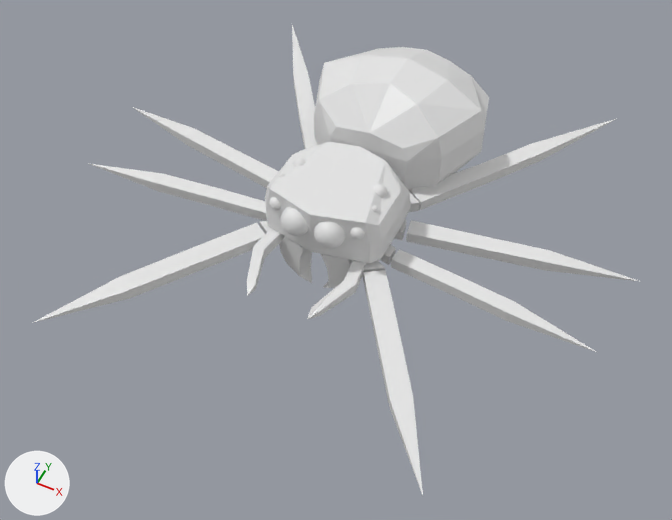
The Blender file Enemies/JumpingSpider.blend: old version first, new version second.
Both versions are drawn from a 50 mm lens placed at (4.94, -10.48, 11.59), pointed at (0.19, -0.98, -0.28). The axes (+X, +Y, +Z) are drawn at lower left. The lights are the same throughout. The older version comes first.

The first picture shows 'Abdomen', 'Cephalothorax', 'FangRight', 'MiddleBackLeftLeg', 'MiddleBackRightLeg', 'MiddleFrontLeftLeg', 'MiddleFrontRightLeg', 'PedipalpLeft', 'PedipalpRight', 'VeryBackLeftLeg', 'VeryBackRightLeg', 'VeryFrontLeftLeg', 'VeryFronteRightLeg' and 1 more.
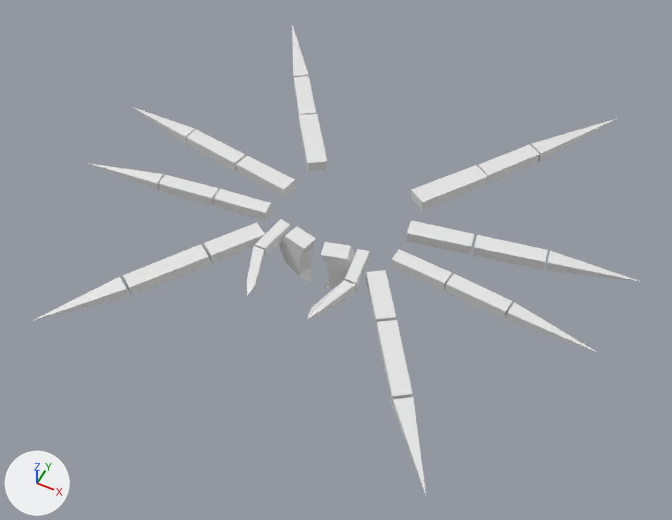
What differs and where, as boxes (x1, y1, x2, y2) in the pictures (672 x 520 px; the box of a moved part takes in the faces that stretch with it):
'Abdomen', hidden: before (314, 47, 489, 192)
'Cephalothorax', hidden: before (259, 142, 420, 277)
'VeryFronteRightLeg', reshaped: before (33, 223, 265, 323); after (32, 223, 265, 321)
'VeryFrontLeftLeg', reshaped: before (363, 270, 423, 495); after (366, 270, 426, 494)
'VeryBackLeftLeg', reshaped: before (410, 119, 616, 210); after (411, 119, 616, 210)
'VeryBackRightLeg', reshaped: before (292, 25, 317, 149); after (292, 25, 327, 171)
part 1 of me_plane_001, moved or reshaped: before (410, 144, 541, 210); after (411, 144, 541, 210)
part 2 of me_plane_002, moved or reshaped: (407, 220, 550, 265) in both
part 3 of me_plane_003, moved or reshaped: (391, 249, 556, 328) in both
part 5 of me_plane_005, moved or reshaped: before (345, 260, 366, 292); after (345, 249, 370, 291)
part 6 of me_plane_007, moved or reshaped: before (293, 75, 317, 149); after (293, 75, 327, 171)
part 7 of me_plane_008, moved or reshaped: before (185, 129, 279, 188); after (185, 129, 295, 197)
part 9 of me_plane_011, moved or reshaped: before (254, 228, 284, 257); after (255, 219, 290, 257)

What changed in the scene script:
```text
Change me_plane_001:
    remove me_plane_001.from_pydata(...)  # 13 vertices, 13 faces; spans x 0.8..3.54, y 0.5..4.38, z 0.0..0.2
    add me_plane_001.from_pydata(...)  # 21 vertices, 17 faces; spans x 0.83..3.54, y 0.51..4.38, z 0.0..0.2
    me_plane_001 part 1
    4 vertices are removed from x 0.8..1.1, y 0.5..0.7, z 0.0..0.2
    9 faces are deleted
    6 vertices are added at (1.91, 1.63, 0.0), (1.62, 1.83, 0.0), (0.83, 0.71, 0.0), (1.13, 0.51, 0.0), (2.55, 2.61, 0.0), (2.3, 2.79, 0.0)
    6 new vertices lie (0.0, 0.0, 0.2) away from vertices in x 0.83..2.55, y 0.51..2.79, z 0.0
    13 new faces join them
Change me_plane_002:
    remove me_plane_002.from_pydata(...)  # 13 vertices, 13 faces; spans x 1.12..4.98, y -0.29..0.51, z 0.0..0.2
    add me_plane_002.from_pydata(...)  # 21 vertices, 17 faces; spans x 1.12..4.98, y -0.29..0.51, z 0.0..0.2
    me_plane_002 part 2
    8 faces are deleted
    8 vertices are added at x 2.2..3.46, y -0.1..0.4, z 0.0..0.2
    12 new faces join them
Change me_plane_003:
    remove me_plane_003.from_pydata(...)  # 13 vertices, 13 faces; spans x 1.19..4.75, y -1.19..-0.68, z 0.0..0.2
    add me_plane_003.from_pydata(...)  # 21 vertices, 17 faces; spans x 1.19..4.75, y -1.19..-0.68, z 0.0..0.2
    me_plane_003 part 3
    8 faces are deleted
    4 vertices move from x 3.27..3.3, y -1.15..-0.89, z 0.0..0.2 to x 3.27..3.29, y -1.15..-0.9, z 0.01..0.19
    8 vertices are added at x 2.16..3.26, y -1.14..-0.77, z 0.0..0.2
    12 new faces join them
Change me_plane_004:
    remove me_plane_004.from_pydata(...)  # 13 vertices, 13 faces; spans x 0.9..3.31, y -4.59..-1.2, z 0.0..0.2
    add me_plane_004.from_pydata(...)  # 21 vertices, 17 faces; spans x 0.94..3.35, y -4.57..-1.2, z 0.0..0.2
    me_plane_004 part 4
    4 vertices are removed from x 1.44..1.74, y -2.19..-1.99, z 0.0..0.2
    8 faces are deleted
    5 vertices in x 0.9..3.31, y -4.59..-1.4, z 0.0..0.2 move by (0.04, 0.02, 0.0)
    12 vertices are added at x 1.49..2.54, y -3.37..-2.01, z 0.0..0.2
    12 new faces join them
Change me_plane_005:
    remove me_plane_005.from_pydata(...)  # 13 vertices, 11 faces; spans x 0.5..0.93, y -2.67..-1.02, z 0.09..0.29
    add me_plane_005.from_pydata(...)  # 17 vertices, 13 faces; spans x 0.5..0.93, y -2.67..-1.02, z 0.09..0.29
    me_plane_005 part 5
    4 faces are deleted
    4 vertices are added at (0.73, -1.73, 0.09), (0.93, -1.73, 0.09), (0.73, -1.73, 0.29), (0.93, -1.73, 0.29)
    6 new faces join them
Change me_plane_007:
    remove me_plane_007.from_pydata(...)  # 13 vertices, 13 faces; spans x -3.54..-0.8, y 0.5..4.38, z 0.0..0.2
    add me_plane_007.from_pydata(...)  # 21 vertices, 17 faces; spans x -3.54..-0.83, y 0.51..4.38, z 0.0..0.2
    me_plane_007 part 6
    4 vertices are removed from x -1.1..-0.8, y 0.5..0.7, z 0.0..0.2
    9 faces are deleted
    6 vertices are added at (-1.91, 1.63, 0.0), (-1.62, 1.83, 0.0), (-0.83, 0.71, 0.0), (-1.13, 0.51, 0.0), (-2.55, 2.61, 0.0), (-2.3, 2.79, 0.0)
    6 new vertices lie (0.0, 0.0, 0.2) away from vertices in x -2.55..-0.83, y 0.51..2.79, z 0.0
    13 new faces join them
Change me_plane_008:
    remove me_plane_008.from_pydata(...)  # 13 vertices, 13 faces; spans x -4.98..-1.12, y -0.29..0.51, z 0.0..0.2
    add me_plane_008.from_pydata(...)  # 21 vertices, 17 faces; spans x -4.98..-1.12, y -0.29..0.51, z 0.0..0.2
    me_plane_008 part 7
    8 faces are deleted
    8 vertices are added at x -3.46..-2.2, y -0.1..0.4, z 0.0..0.2
    12 new faces join them
Change me_plane_010:
    remove me_plane_010.from_pydata(...)  # 13 vertices, 13 faces; spans x -3.31..-0.9, y -4.59..-1.2, z 0.0..0.2
    add me_plane_010.from_pydata(...)  # 21 vertices, 17 faces; spans x -3.35..-0.94, y -4.57..-1.2, z 0.0..0.2
    me_plane_010 part 8
    8 vertices are removed from x -2.29..-0.9, y -3.43..-1.4, z 0.0..0.2
    12 faces are deleted
    1 vertex moves from x -3.31, y -4.59, z 0.1 to x -3.35, y -4.57, z 0.1
    8 vertices are added at x -2.54..-0.94, y -3.41..-1.38, z 0.0
    8 new vertices lie (0.0, 0.0, 0.2) away from vertices in x -2.54..-0.94, y -3.41..-1.38, z 0.0
    16 new faces join them
Change me_plane_011:
    remove me_plane_011.from_pydata(...)  # 13 vertices, 11 faces; spans x -0.93..-0.5, y -2.67..-1.02, z 0.09..0.29
    add me_plane_011.from_pydata(...)  # 17 vertices, 13 faces; spans x -0.93..-0.5, y -2.67..-1.02, z 0.09..0.29
    me_plane_011 part 9
    4 faces are deleted
    4 vertices are added at (-0.73, -1.73, 0.09), (-0.93, -1.73, 0.09), (-0.73, -1.73, 0.29), (-0.93, -1.73, 0.29)
    6 new faces join them
Change ob_cephalothorax:
    add ob_cephalothorax.hide_set(True)
Change ob_abdomen:
    add ob_abdomen.hide_set(True)
```
